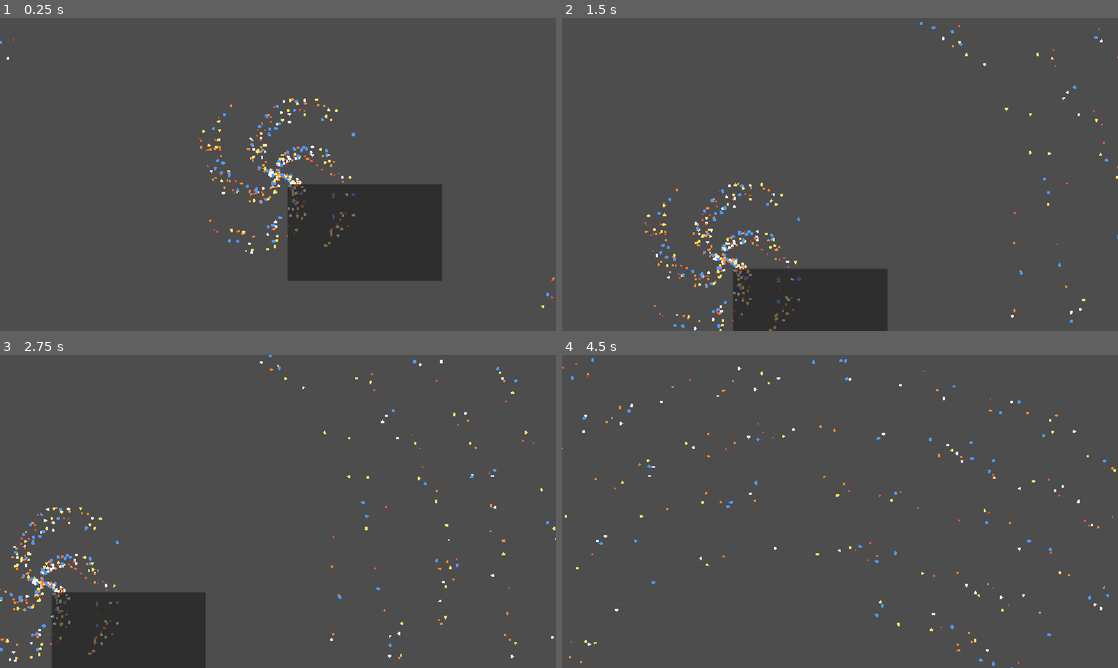
Above: before the commit, frames 1-4 (two rows, left to right).
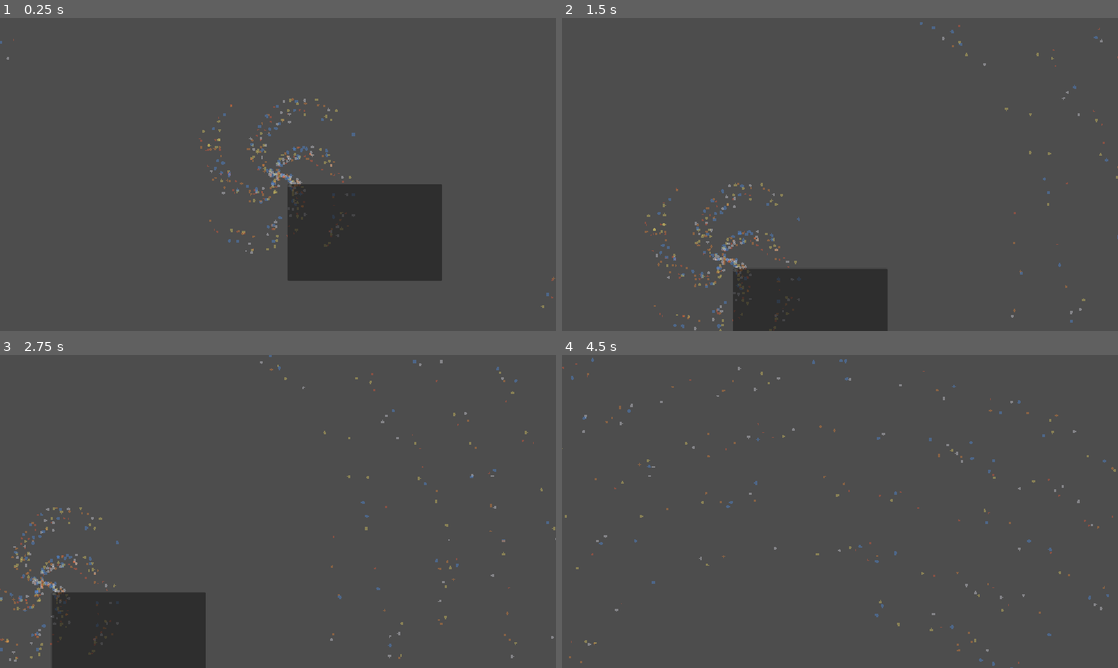
Above: after the commit, the same moments.

Repository: koromerzhin/astralis
Game: Godot game, scene res://scenes/main/Main.tscn
Same seed, same stepped clock (60 frames per second), same inputs: the game is played once before the commit and once after it.
Inputs (mouse positions are in pixels of both pictures, inside the frame that each line leads up to):
- Up to frame 1 (0.25 s): no input
- Up to frame 2 (1.5 s): tap Enter at 0.5 s; move the mouse to (962, 158) at 0.52 s; hold D 0.53-1.28 s; hold Z 0.53-1.28 s; click (962, 158) at 0.67 s; move the mouse to (728, 190) at 1.27 s; hold S from 1.28 s (still down); tap Q at 1.35 s
- Up to frame 3 (2.75 s): move the mouse to (333, 442) at 2.02 s; release S at 2.03 s; hold D from 2.03 s (still down); hold Z from 2.03 s (still down)
- Up to frame 4 (4.5 s): move the mouse to (812, 574) at 2.77 s; release D at 2.78 s; release Z at 2.78 s; hold W 2.78-3.53 s; tap Q at 2.85, 4.35 s; click (812, 574) at 2.92 s; move the mouse to (1006, 558) at 3.52 s; hold Z 3.53-4.28 s; hold A from 3.53 s (still down); move the mouse to (673, 464) at 4.27 s

The runs differ from the first frame. In frame 1, 1.1% of the frame differs, in the area x 0-100%, y 6-93%; in frame 2, 1.2%; in frame 3, 1.3%, in the area x 0-100%, y 0-98%; in frame 4, 0.7%.

Commit message:
feat: enhance star visibility based on zoom level in galaxy view

Diff:
--- a/scripts/galaxy/galaxy_view.gd
+++ b/scripts/galaxy/galaxy_view.gd
@@ -9,6 +9,8 @@
 @export var zoom_speed := 0.1
 @export var min_zoom := 0.25
 @export var max_zoom := 4.0
+@export var star_min_zoom := 0.5
+@export var star_max_zoom := 2.0
 
 @onready var camera: Camera2D = $Camera2D
 
@@ -82,8 +84,20 @@
 
 	camera.zoom = Vector2(new_zoom, new_zoom)
 
+	queue_redraw()
+
 
 func _draw() -> void:
+	var zoom: float = camera.zoom.x
+
+	var visibility := inverse_lerp(
+		star_min_zoom,
+		star_max_zoom,
+		zoom
+	)
+
+	visibility = clamp(visibility, 0.0, 1.0)
+
 	for star in stars:
 		var position: Vector2 = star["position"]
 		var star_type: String = star["type"]
@@ -91,7 +105,13 @@
 		var color := _get_star_color(star_type)
 		var radius := _get_star_radius(star_type)
 
-		draw_circle(position, radius, color)
+		color.a = visibility
+
+		draw_circle(
+			position,
+			radius,
+			color
+		)
 
 		if star["id"] == selected_star_id:
 			draw_circle(
